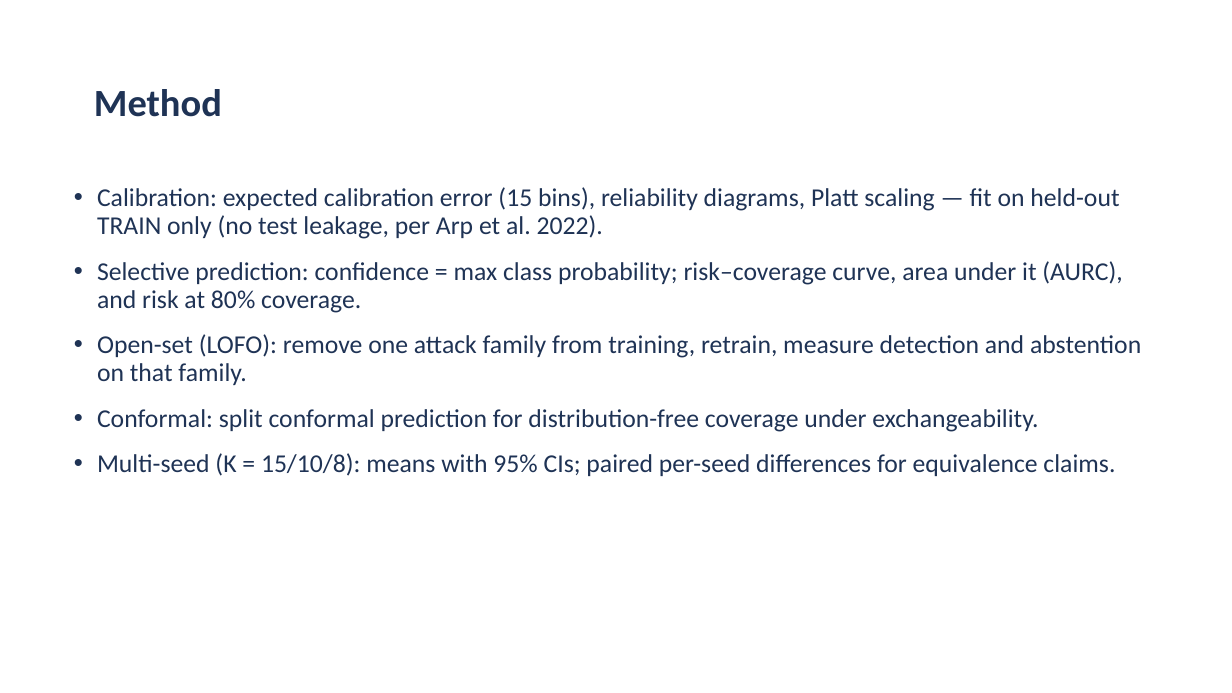
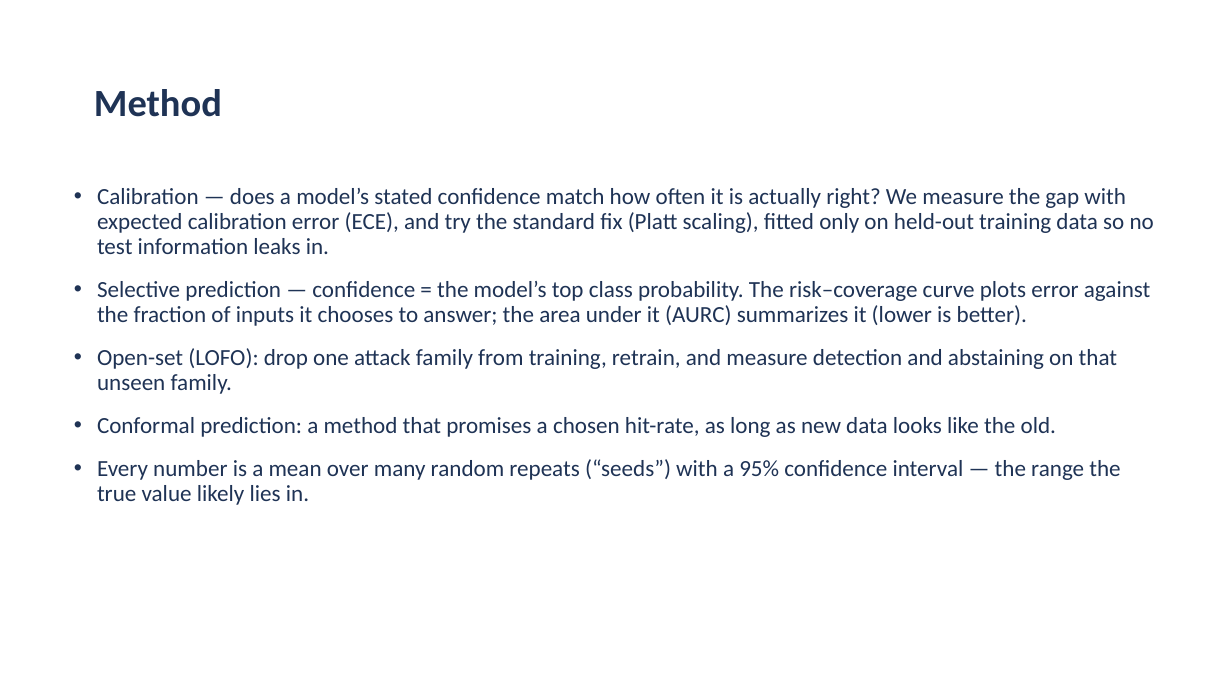
Before and after one commit to aiparallel0/chaoscrypt, a slide deck: slide 4 of papers/paper2-ids-selective/presentation.pptx. Drawn at 1232x693 pixels with LibreOffice and Linux fonts; fonts in the diff are those of the drawing; background and template pictures are left out. Boxes give left, top, right and bottom in pixels: in the first picture for what was removed or moved away, otherwise in the second. Text is boxed around its words. In the diff, an @@ line names an element or a change of style, - is before the commit and + after.

```diff
--- a/papers/paper2-ids-selective/presentation.pptx
+++ b/papers/paper2-ids-selective/presentation.pptx
@@ text at (97, 188, 1154, 505): text changed; size 20 to 18 pt @@
-• Calibration: expected calibration error (15 bins), reliability diagrams, Platt scaling — fit on held-out TRAIN only (no test leakage, per Arp et al. 2022).
-• Selective prediction: confidence = max class probability; risk–coverage curve, area under it (AURC), and risk at 80% coverage.
-• Open-set (LOFO): remove one attack family from training, retrain, measure detection and abstention on that family.
-• Conformal: split conformal prediction for distribution-free coverage under exchangeability.
-• Multi-seed (K = 15/10/8): means with 95% CIs; paired per-seed differences for equivalence claims.
+• Calibration — does a model’s stated confidence match how often it is actually right? We measure the gap with expected calibration error (ECE), and try the standard fix (Platt scaling), fitted only on held-out training data so no test information leaks in.
+• Selective prediction — confidence = the model’s top class probability. The risk–coverage curve plots error against the fraction of inputs it chooses to answer; the area under it (AURC) summarizes it (lower is better).
+• Open-set (LOFO): drop one attack family from training, retrain, and measure detection and abstaining on that unseen family.
+• Conformal prediction: a method that promises a chosen hit-rate, as long as new data looks like the old.
+• Every number is a mean over many random repeats (“seeds”) with a 95% confidence interval — the range the true value likely lies in.
```
Also in this commit, not shown: 15 other slides changed, 2 other files.
